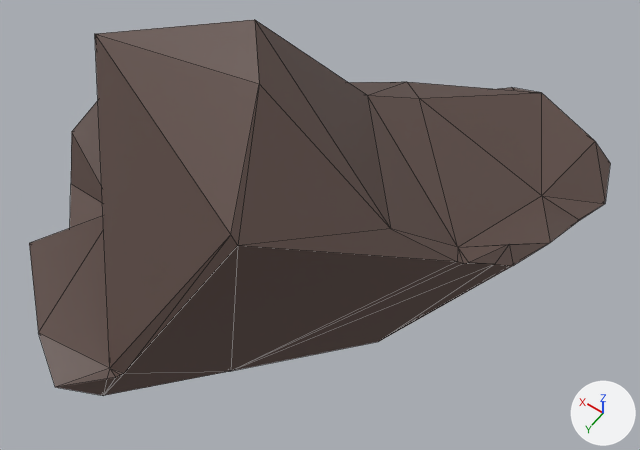
Two versions of the FBX model Assets/Prefabs/Rocks/Models/Cliff shard 7.fbx, one commit apart.
One viewpoint serves both versions: a 50 mm lens placed at (-0.533, 0.649, 1.074), pointed at (-0.104, 0.048, 0.129). The lights are fixed; the arrows at lower right show +X, +Y and +Z. The older version comes first. Mesh edges are drawn as thin lines. Where no turn or scale is listed for an object, it has been applied to the vertices. Vertices at exactly the same position are counted once.

In view in the first picture: 'Cliff shard 7'.
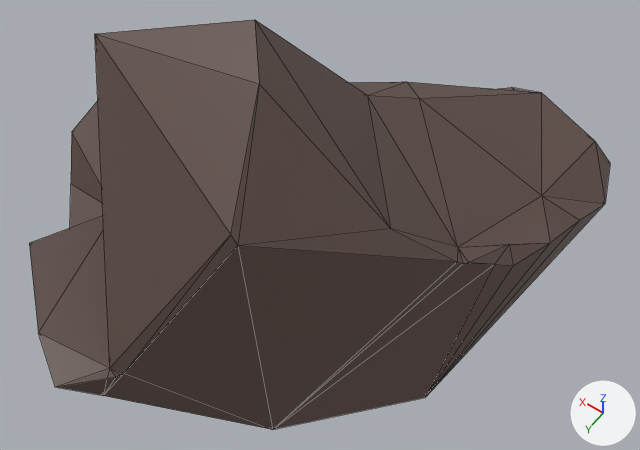
Location of each change, [x1, y1, x2, y2] in pixels of the pictures (640 x 450 px; the box of a moved part takes in the faces that stretch with it):
```json
{"object": "Cliff shard 7", "change": "reshaped", "before": [29, 20, 610, 396], "after": [29, 20, 610, 430], "on screen": "9% taller"}
{"part": 1, "of": "me_icosphere_cell_006", "change": "moved or reshaped", "before": [103, 246, 512, 396], "after": [103, 205, 603, 430]}
```

Scene script edits in JSON lines:
```json
{"block": "me_icosphere_cell_006", "where": "me_icosphere_cell_006.from_pydata(...)  # 47 vertices, 90 faces; spans x -0.383..0.357, y -0.479..0.41, z -0.002..0.448"}
{"block": "me_icosphere_cell_006", "where": "# used by ob_cliff_shard_7; location = (0.0, 0.0, 0.0)"}
{"block": "me_icosphere_cell_006", "change": "me_icosphere_cell_006 part 1"}
{"op": "set", "path": "me_icosphere_cell_006.vertices[34].co", "old": "(-0.092, 0.24, -0.002)", "new": "(-0.191, 0.275, -0.002)", "note": "pixel (230, 371) -> pixel (272, 429)"}
{"op": "set", "path": "me_icosphere_cell_006.vertices[44].co", "old": "(-0.23, 0.085, -0.002)", "new": "(-0.329, 0.12, -0.002)", "note": "pixel (378, 341) -> pixel (425, 397)"}
```
